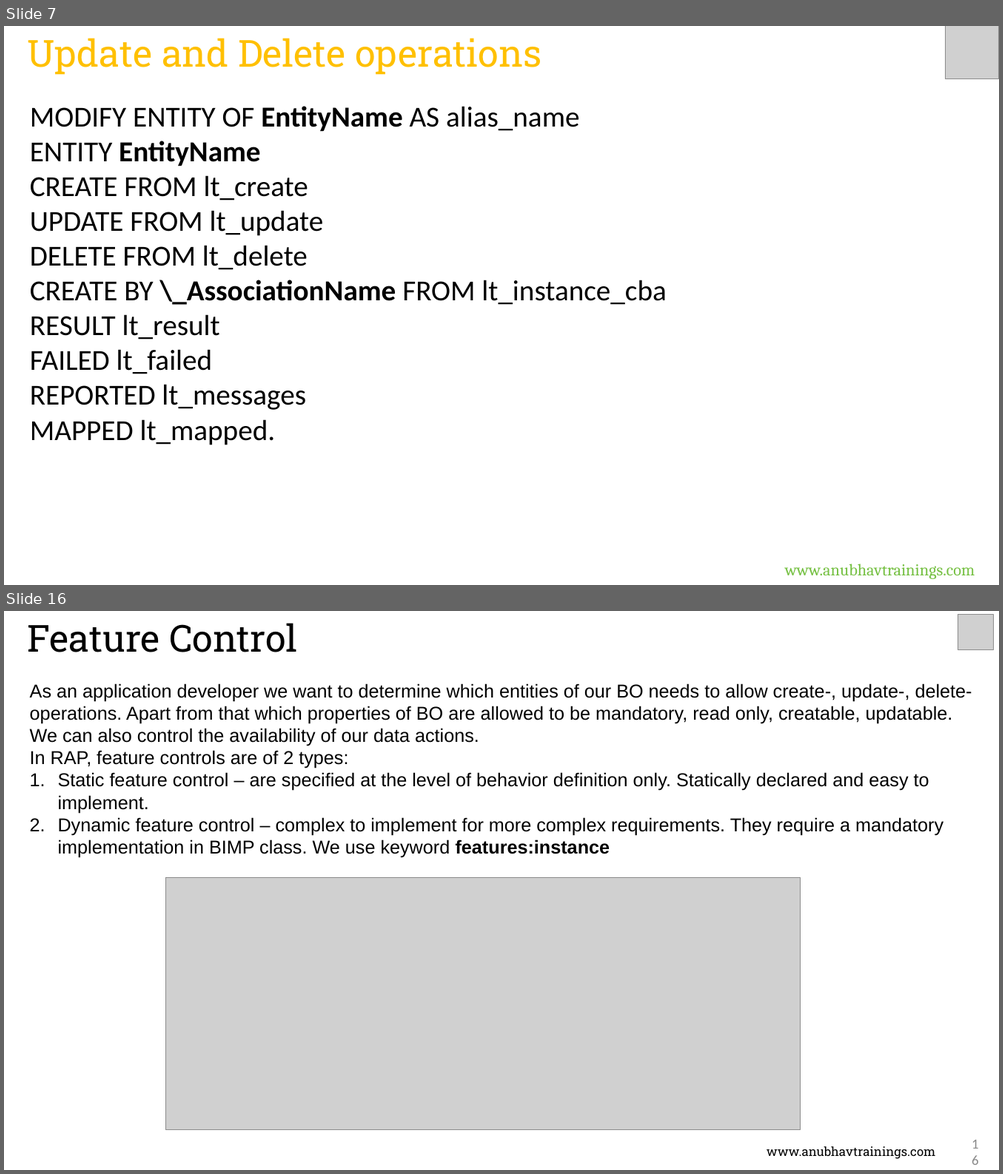
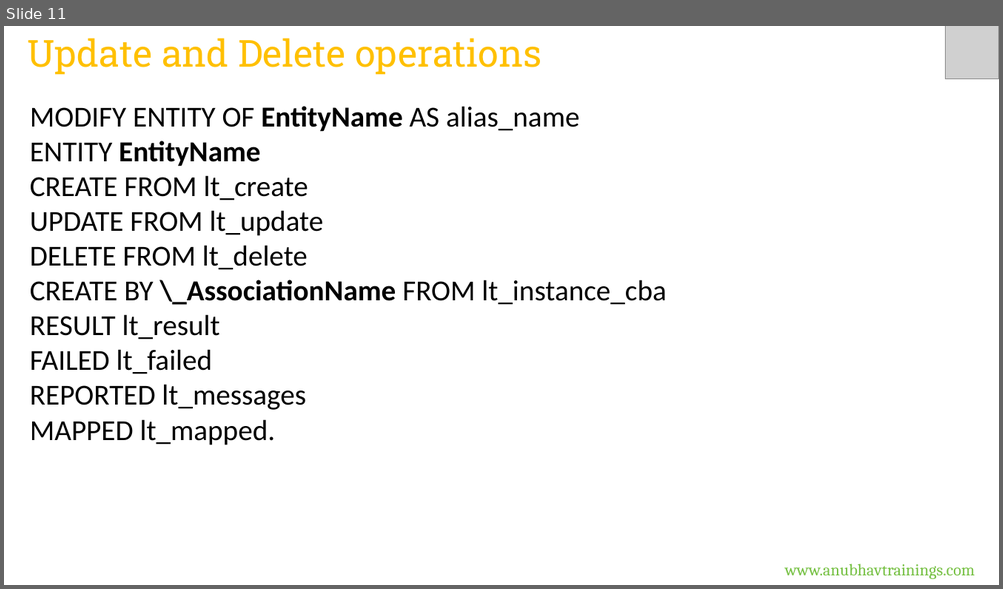
Before and after one commit to soyuztechnologies/CDS_AMDP_RAP_Training_60H, a slide deck: Day 11/DAY-11.pptx. Shown one above the other, each under a label of ours: slides 7 and 16 before the commit, slide 11 after it; the slides between them are not shown. The pictures are 1003x1174 and 1003x589 pixels, drawn with LibreOffice and Linux fonts; fonts in the diff are those of the drawing; grey boxes stand for pictures. Boxes give left, top, right and bottom in pixels: in the first picture for what was removed or moved away, otherwise in the second. Text is boxed around its words. In the diff, an @@ line names an element or a change of style, - is before the commit and + after.

Commit message:
Auto bot updater CDS_AMDP_RAP_Training_60H Course

```diff
--- a/Day 11/DAY-11.pptx
+++ b/Day 11/DAY-11.pptx
@@ slide 16 removed at [4,611,999,1170], background #FFFFFF @@
@@ text removed at [27,623,297,652] @@
-Feature Control
@@ picture removed at [958,615,993,649] @@
@@ text removed at [30,684,972,836] @@
-As an application developer we want to determine which entities of our BO needs to allow create-, update-, delete- operations. Apart from that which properties of BO are allowed to be mandatory, read only, creatable, updatable. We can also control the availability of our data actions.
-In RAP, feature controls are of 2 types:
-1. Static feature control – are specified at the level of behavior definition only. Statically declared and easy to implement.
-2. Dynamic feature control – complex to implement for more complex requirements. They require a mandatory implementation in BIMP class. We use keyword features:instance
@@ picture removed at [165,878,800,1130] @@
@@ page number removed at [959,1137,986,1167] @@
-16
@@ text removed at [766,1147,936,1159] @@
-www.anubhavtrainings.com
@@ what was slide 7 is now slide 11 @@
```
Also in this commit, not shown: 3 slides changed, 4 slides added, 25 other slides removed, 31 other files.
